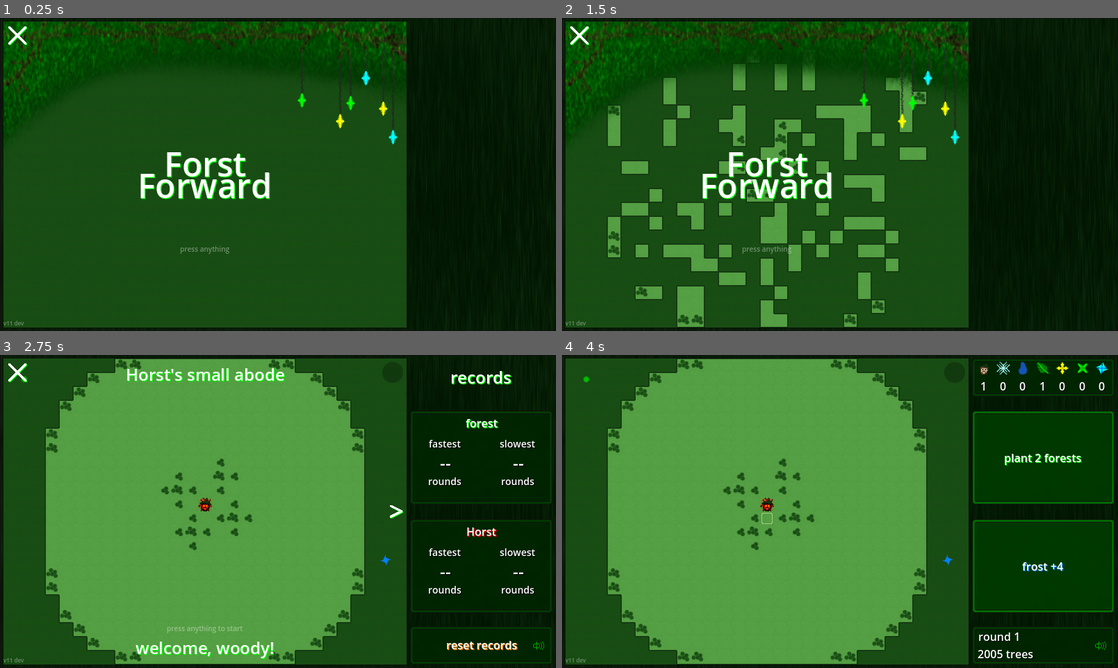
Above: before the commit, frames 1-4 (two rows, left to right).
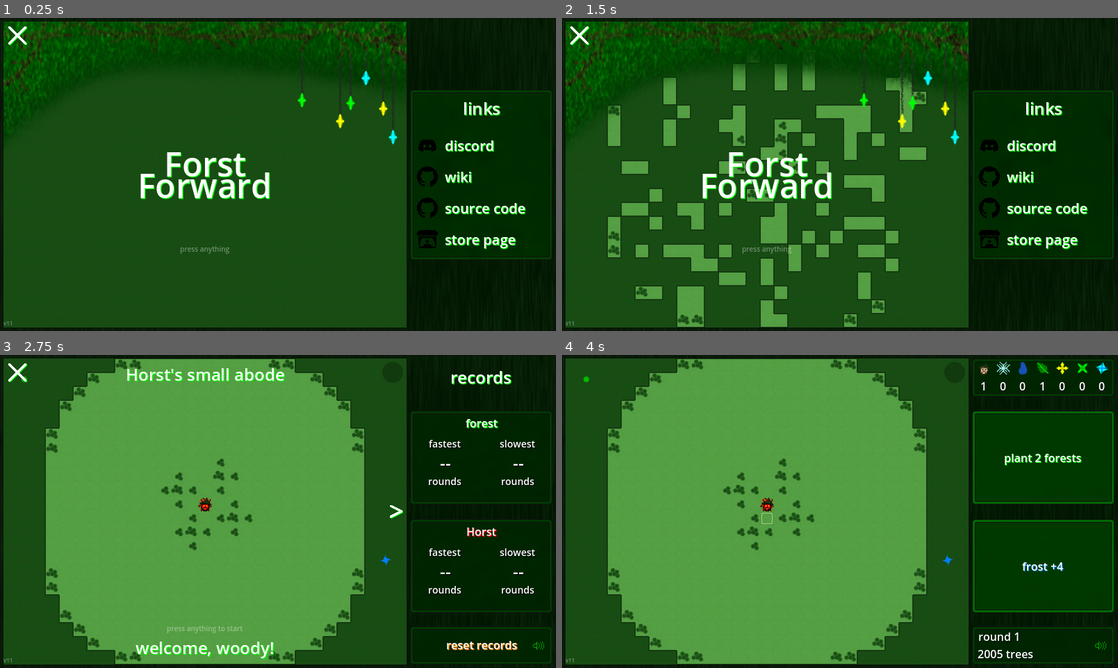
Above: after the commit, the same moments.

Repository: TriffnixXIV/ForstForward
Game: Godot game, scene res://Scenes/ForstForward.tscn
The game is run twice, just before and just after one commit, with the same random seed, the same clock (stepped at 60 frames per second) and the same inputs. Sound files missing from this copy of the repository are replaced by a short silence.
Inputs (mouse positions are in pixels of both pictures, inside the frame that each line leads up to):
- Up to frame 1 (0.25 s): no input
- Up to frame 2 (1.5 s): click (767, 174) at 0.5 s; click (578, 36) at 1.25 s
- Up to frame 3 (2.75 s): click (205, 511) at 2 s
- Up to frame 4 (4 s): click "reset records" at 2.75 s; click (767, 511) at 3.5 s

The runs differ from the first frame. In frame 1, 2.1% of the frame differs, in the area x 2-100%, y 23-99%; in frame 2, 2.1%; in frame 3, less than 0.1%; in frame 4, less than 0.1%.

Commit message:
v11 build 1

Diff:
--- a/Source/Code/Creatures/Treantlings.gd
+++ b/Source/Code/Creatures/Treantlings.gd
@@ -13,7 +13,7 @@
 var base_actions: int = 8
 var base_strength: int = 1
 var base_lifespan: int = 24
-var base_death_spread: int = 8
+var base_death_spread: int = 24
 
 var actions: int
 var strength: int
--- a/Source/Code/Creatures/Treants.gd
+++ b/Source/Code/Creatures/Treants.gd
@@ -13,7 +13,7 @@
 var base_actions: int = 6
 var base_has_lifespan: bool = false
 var base_lifespan: int = 40
-var base_death_spread: int = 20
+var base_death_spread: int = 40
 
 var actions: int
 var has_lifespan: bool
--- a/Source/Code/ForstForward.gd
+++ b/Source/Code/ForstForward.gd
@@ -1,7 +1,7 @@
 extends Node2D
 class_name Root
 
-var version = "v11 dev"
+var version = "v11"
 
 var current_round = 1
 
@@ -134,6 +134,7 @@
 	$MapOverlay/LevelSelection.visible = false
 	$MapOverlay/InGameMenu.visible = false
 	$MapOverlay/PostGame.visible = false
+	$Sidebar/Links.visible = false
 	$Sidebar/Records.visible = false
 	$Sidebar/InGameUI.visible = false
 
@@ -144,6 +145,7 @@
 			play_success_sound()
 			$MapOverlay/Ornaments.visible = true
 			$MapOverlay/MainMenu.visible = true
+			$Sidebar/Links.visible = true
 			$Map.clear_level()
 		GameState.level_selection:
 			play_success_sound()
@@ -247,10 +249,6 @@
 func apply_upgrade(upgrade: Upgrade):
 	upgrade.apply($Map, action_factory)
 	$Sounds.upgrade()
-	match randi_range(0, 2):
-		0: pass
-		1: pass
-		2: pass
 	next_turn_step()
 
 func enact_action(action: Action):
@@ -273,11 +271,11 @@
 
 	if game_state == GameState.playing:
 		if selected_action.type != Action.Type.lightning_strike:
+			play_success_sound() if not selected_action.is_done() else null
 			match selected_action.type:
 				Action.Type.spawn_treant:		$Map/Advancement/Sounds.chop()
 				Action.Type.spawn_treantling:	$Map/Advancement/Sounds.chop()
 				Action.Type.spawn_druid:		$Map/Advancement/Sounds.grow()
-				_: play_success_sound() if not selected_action.is_done() else null
 
 		if selected_action.is_done():
 			advance()
--- /dev/null
+++ b/Source/Code/LinkHoverButton.gd
@@ -0,0 +1,13 @@
+extends LinkButton
+
+func _on_mouse_entered():
+	$Label.label_settings.shadow_offset = Vector2i(1, 2)
+
+func _on_mouse_exited():
+	$Label.label_settings.shadow_offset = Vector2i(1, 1)
+
+func _on_button_down():
+	$Label.label_settings.shadow_color.a = 0.0
+
+func _on_button_up():
+	$Label.label_settings.shadow_color.a = 1.0
--- a/Source/Scenes/ForstForward.tscn
+++ b/Source/Scenes/ForstForward.tscn
@@ -42,11 +42,15 @@
 [ext_resource type="Texture2D" uid="uid://d2kalc6w76eii" path="res://Images/Separator.png" id="48_ciuft"]
 [ext_resource type="LabelSettings" uid="uid://bcx0dufx4gceb" path="res://Text/StatLabelSettings.tres" id="48_sowv6"]
 [ext_resource type="Texture2D" uid="uid://cniwp3qlod5sy" path="res://Images/Arrows/ArrowLeftHover.png" id="49_blmtu"]
+[ext_resource type="Texture2D" uid="uid://ml2rhvit553v" path="res://Images/LinkContainer/LinkContainer.png" id="50_0jeeq"]
 [ext_resource type="Texture2D" uid="uid://snhsydc6sbec" path="res://Images/OptionButton/ButtonNormal.png" id="50_6voxv"]
-[ext_resource type="Script" path="res://Code/TextButton.gd" id="51_4nt7v"]
+[ext_resource type="Texture2D" uid="uid://buocqyfofnu2n" path="res://Images/Links/DiscordIcon.png" id="50_gpbp2"]
+[ext_resource type="Script" path="res://Code/LinkHoverButton.gd" id="50_pb60d"]
+[ext_resource type="Texture2D" uid="uid://bfcg4juhukldg" path="res://Images/Links/GitHubIcon.png" id="51_011br"]
 [ext_resource type="Texture2D" uid="uid://be2wlg0tx77t0" path="res://Images/OptionButton/ButtonPressed.png" id="51_bldow"]
 [ext_resource type="Texture2D" uid="uid://c78y4f10kqh5d" path="res://Images/OptionButton/ButtonHover.png" id="52_bcv0s"]
 [ext_resource type="Script" path="res://Code/Stats.gd" id="52_fmowh"]
+[ext_resource type="Texture2D" uid="uid://bsrt61s8hilc1" path="res://Images/Links/ItchIcon.png" id="52_sygta"]
 [ext_resource type="Texture2D" uid="uid://jyd1d7c52kov" path="res://Images/OptionButton/ButtonDisabled.png" id="53_g8171"]
 [ext_resource type="Script" path="res://Code/ToLevelSelection.gd" id="54_feji7"]
 [ext_resource type="Texture2D" uid="uid://dbyt1ovuq165m" path="res://Images/OptionButton/ButtonFocused.png" id="54_ndqc2"]
@@ -86,6 +90,22 @@
 font_size = 24
 shadow_color = Color(0, 1, 0, 1)
 
+[sub_resource type="GDScript" id="GDScript_sghk4"]
+script/source = "extends TextureButton
+
+func _on_mouse_entered():
+	$Label.label_settings.shadow_offset = Vector2i(1, 2)
+
+func _on_mouse_exited():
+	$Label.label_settings.shadow_offset = Vector2i(1, 1)
+
+func _on_button_down():
+	$Label.label_settings.shadow_color.a = 0.0
+
+func _on_button_up():
+	$Label.label_settings.shadow_color.a = 1.0
+"
+
 [sub_resource type="LabelSettings" id="LabelSettings_51sx4"]
 font_size = 24
 shadow_color = Color(0, 1, 0, 1)
@@ -112,6 +132,26 @@
 line_spacing = 0.0
 font_size = 8
 font_color = Color(1, 1, 1, 0.376471)
+
+[sub_resource type="LabelSettings" id="LabelSettings_hbatr"]
+font_size = 24
+shadow_color = Color(0, 1, 0, 1)
+
+[sub_resource type="LabelSettings" id="LabelSettings_7px45"]
+font_size = 20
+shadow_color = Color(0, 1, 0, 1)
+
+[sub_resource type="LabelSettings" id="LabelSettings_ljg5k"]
+font_size = 20
+shadow_color = Color(0, 1, 0, 1)
+
+[sub_resource type="LabelSettings" id="LabelSettings_ce83y"]
+font_size = 20
+shadow_color = Color(0, 1, 0, 1)
+
+[sub_resource type="LabelSettings" id="LabelSettings_xmh72"]
+font_size = 20
+shadow_color = Color(0, 1, 0, 1)
 
 [sub_resource type="LabelSettings" id="LabelSettings_n5omy"]
 font_size = 24
@@ -696,7 +736,7 @@
 [node name="Resume" type="TextureButton" parent="MapOverlay/InGameMenu/List"]
 layout_mode = 2
 size_flags_vertical = 3
-script = ExtResource("51_4nt7v")
+script = SubResource("GDScript_sghk4")
 
 [node name="Label" type="Label" parent="MapOverlay/InGameMenu/List/Resume"]
 layout_mode = 1
@@ -713,7 +753,7 @@
 [node name="Reset" type="TextureButton" parent="MapOverlay/InGameMenu/List"]
 layout_mode = 2
 size_flags_vertical = 3
-script = ExtResource("51_4nt7v")
+script = SubResource("GDScript_sghk4")
 
 [node name="Label" type="Label" parent="MapOverlay/InGameMenu/List/Reset"]
 layout_mode = 1
@@ -731,7 +771,7 @@
 visible = false
 layout_mode = 2
 size_flags_vertical = 3
-script = ExtResource("51_4nt7v")
+script = SubResource("GDScript_sghk4")
 
 [node name="Label" type="Label" parent="MapOverlay/InGameMenu/List/RunInfo"]
 layout_mode = 1
@@ -748,7 +788,7 @@
 [node name="ToLevelSelect" type="TextureButton" parent="MapOverlay/InGameMenu/List"]
 layout_mode = 2
 size_flags_vertical = 3
-script = ExtResource("51_4nt7v")
+script = SubResource("GDScript_sghk4")
 
 [node name="Label" type="Label" parent="MapOverlay/InGameMenu/List/ToLevelSelect"]
 layout_mode = 1
@@ -1037,6 +1077,169 @@
 offset_right = 795.0
 offset_bottom = 445.0
 
+[node name="Links" type="Control" parent="Sidebar"]
+layout_mode = 1
+anchors_preset = 15
+anchor_right = 1.0
+anchor_bottom = 1.0
+grow_horizontal = 2
+grow_vertical = 2
+
+[node name="Texture" type="TextureRect" parent="Sidebar/Links"]
+layout_mode = 1
+anchors_preset = 8
+anchor_left = 0.5
+anchor_top = 0.5
+anchor_right = 0.5
+anchor_bottom = 0.5
+offset_left = -102.5
+offset_top = -122.5
+offset_right = 102.5
+offset_bottom = 122.5
+grow_horizontal = 2
+grow_vertical = 2
+texture = ExtResource("50_0jeeq")
+
+[node name="Container" type="Control" parent="Sidebar/Links/Texture"]
+layout_mode = 1
+anchors_preset = 15
+anchor_right = 1.0
+anchor_bottom = 1.0
+offset_left = 5.0
+offset_top = 5.0
+offset_right = -5.0
+offset_bottom = -5.0
+grow_horizontal = 2
+grow_vertical = 2
+
+[node name="Title" type="Label" parent="Sidebar/Links/Texture/Container"]
+layout_mode = 1
+anchors_preset = 5
+anchor_left = 0.5
+anchor_right = 0.5
+offset_left = -20.0
+offset_top = 5.0
+offset_right = 20.0
+offset_bottom = 28.0
+grow_horizontal = 2
+text = "links"
+label_settings = SubResource("LabelSettings_hbatr")
+horizontal_alignment = 1
+vertical_alignment = 1
+
+[node name="Discord" type="LinkButton" parent="Sidebar/Links/Texture/Container"]
+layout_mode = 1
+offset_top = 55.0
+offset_right = 195.0
+offset_bottom = 95.0
+uri = "https://discord.gg/CNPbtFGXgh"
+script = ExtResource("50_pb60d")
+
+[node name="Icon" type="TextureRect" parent="Sidebar/Links/Texture/Container/Discord"]
+offset_left = 5.0
+offset_top = 5.0
+offset_right = 35.0
+offset_bottom = 35.0
+texture = ExtResource("50_gpbp2")
+expand_mode = 2
+
+[node name="Label" type="Label" parent="Sidebar/Links/Texture/Container/Discord"]
+offset_left = 45.0
+offset_right = 134.0
+offset_bottom = 40.0
+text = "discord"
+label_settings = SubResource("LabelSettings_7px45")
+vertical_alignment = 1
+
+[node name="Wiki" type="LinkButton" parent="Sidebar/Links/Texture/Container"]
+layout_mode = 2
+offset_top = 100.0
+offset_right = 195.0
+offset_bottom = 140.0
+uri = "https://github.com/TriffnixXIV/ForstForward/wiki"
+script = ExtResource("50_pb60d")
+
+[node name="Icon" type="TextureRect" parent="Sidebar/Links/Texture/Container/Wiki"]
+layout_mode = 0
+offset_left = 5.0
+offset_top = 5.0
+offset_right = 35.0
+offset_bottom = 35.0
+texture = ExtResource("51_011br")
+expand_mode = 4
+
+[node name="Label" type="Label" parent="Sidebar/Links/Texture/Container/Wiki"]
+offset_left = 45.0
+offset_right = 134.0
+offset_bottom = 40.0
+text = "wiki"
+label_settings = SubResource("LabelSettings_ljg5k")
+vertical_alignment = 1
+
+[node name="Github" type="LinkButton" parent="Sidebar/Links/Texture/Container"]
+layout_mode = 1
+anchors_preset = 8
+anchor_left = 0.5
+anchor_top = 0.5
+anchor_right = 0.5
+anchor_bottom = 0.5
+offset_left = -97.5
+offset_top = 27.5
+offset_right = 97.5
+offset_bottom = 67.5
+grow_horizontal = 2
+grow_vertical = 2
+uri = "https://github.com/TriffnixXIV/ForstForward"
+script = ExtResource("50_pb60d")
+
+[node name="Icon" type="TextureRect" parent="Sidebar/Links/Texture/Container/Github"]
+offset_left = 5.0
+offset_top = 5.0
+offset_right = 35.0
+offset_bottom = 35.0
+texture = ExtResource("51_011br")
+expand_mode = 4
+
+[node name="Label" type="Label" parent="Sidebar/Links/Texture/Container/Github"]
+offset_left = 45.0
+offset_right = 134.0
+offset_bottom = 40.0
+text = "source code"
+label_settings = SubResource("LabelSettings_ce83y")
+vertical_alignment = 1
+
+[node name="Itch" type="LinkButton" parent="Sidebar/Links/Texture/Container"]
+layout_mode = 1
+anchors_preset = 8
+anchor_left = 0.5
+anchor_top = 0.5
+anchor_right = 0.5
+anchor_bottom = 0.5
+offset_left = -97.5
+offset_top = 72.5
+offset_right = 97.5
+offset_bottom = 112.5
+grow_horizontal = 2
+grow_vertical = 2
+uri = "https://lunis-peace.itch.io/forst-forward"
+script = ExtResource("50_pb60d")
+
+[node name="Icon" type="TextureRect" parent="Sidebar/Links/Texture/Container/Itch"]
+offset_left = 5.0
+offset_top = 5.0
+offset_right = 35.0
+offset_bottom = 35.0
+texture = ExtResource("52_sygta")
+expand_mode = 4
+
+[node name="Label" type="Label" parent="Sidebar/Links/Texture/Container/Itch"]
+offset_left = 45.0
+offset_right = 134.0
+offset_bottom = 40.0
+text = "store page"
+label_settings = SubResource("LabelSettings_xmh72")
+vertical_alignment = 1
+
 [node name="Records" type="Control" parent="Sidebar"]
 visible = false
 layout_mode = 1
@@ -1411,7 +1614,7 @@
 grow_horizontal = 2
 grow_vertical = 2
 size_flags_vertical = 3
-script = ExtResource("51_4nt7v")
+script = SubResource("GDScript_sghk4")
 
 [node name="Label" type="Label" parent="Sidebar/Records/Buttons/Reset"]
 layout_mode = 1
@@ -1430,6 +1633,7 @@
 label_settings = SubResource("LabelSettings_dvba3")
 
 [node name="InGameUI" type="Control" parent="Sidebar"]
+visible = false
 layout_mode = 1
 anchors_preset = 15
 anchor_right = 1.0
@@ -1811,6 +2015,22 @@
 [connection signal="pressed" from="MapOverlay/InGameMenu/List/ToLevelSelect" to="." method="_on_to_level_selection_pressed"]
 [connection signal="pressed" from="MapOverlay/PostGame/ToLevelSelection" to="." method="_on_to_level_selection_pressed"]
 [connection signal="timeout" from="MapOverlay/PostGame/ToLevelSelection/Timer" to="MapOverlay/PostGame/ToLevelSelection" method="_on_timer_timeout"]
+[connection signal="button_down" from="Sidebar/Links/Texture/Container/Discord" to="Sidebar/Links/Texture/Container/Discord" method="_on_button_down"]
+[connection signal="button_up" from="Sidebar/Links/Texture/Container/Discord" to="Sidebar/Links/Texture/Container/Discord" method="_on_button_up"]
+[connection signal="mouse_entered" from="Sidebar/Links/Texture/Container/Discord" to="Sidebar/Links/Texture/Container/Discord" method="_on_mouse_entered"]
+[connection signal="mouse_exited" from="Sidebar/Links/Texture/Container/Discord" to="Sidebar/Links/Texture/Container/Discord" method="_on_mouse_exited"]
+[connection signal="button_down" from="Sidebar/Links/Texture/Container/Wiki" to="Sidebar/Links/Texture/Container/Wiki" method="_on_button_down"]
+[connection signal="button_up" from="Sidebar/Links/Texture/Container/Wiki" to="Sidebar/Links/Texture/Container/Wiki" method="_on_button_up"]
+[connection signal="mouse_entered" from="Sidebar/Links/Texture/Container/Wiki" to="Sidebar/Links/Texture/Container/Wiki" method="_on_mouse_entered"]
+[connection signal="mouse_exited" from="Sidebar/Links/Texture/Container/Wiki" to="Sidebar/Links/Texture/Container/Wiki" method="_on_mouse_exited"]
+[connection signal="button_down" from="Sidebar/Links/Texture/Container/Github" to="Sidebar/Links/Texture/Container/Github" method="_on_button_down"]
+[connection signal="button_up" from="Sidebar/Links/Texture/Container/Github" to="Sidebar/Links/Texture/Container/Github" method="_on_button_up"]
+[connection signal="mouse_entered" from="Sidebar/Links/Texture/Container/Github" to="Sidebar/Links/Texture/Container/Github" method="_on_mouse_entered"]
+[connection signal="mouse_exited" from="Sidebar/Links/Texture/Container/Github" to="Sidebar/Links/Texture/Container/Github" method="_on_mouse_exited"]
+[connection signal="button_down" from="Sidebar/Links/Texture/Container/Itch" to="Sidebar/Links/Texture/Container/Itch" method="_on_button_down"]
+[connection signal="button_up" from="Sidebar/Links/Texture/Container/Itch" to="Sidebar/Links/Texture/Container/Itch" method="_on_button_up"]
+[connection signal="mouse_entered" from="Sidebar/Links/Texture/Container/Itch" to="Sidebar/Links/Texture/Container/Itch" method="_on_mouse_entered"]
+[connection signal="mouse_exited" from="Sidebar/Links/Texture/Container/Itch" to="Sidebar/Links/Texture/Container/Itch" method="_on_mouse_exited"]
 [connection signal="pressed" from="Sidebar/Records/Buttons/MuteButton" to="." method="_on_record_mute_button_pressed"]
 [connection signal="button_down" from="Sidebar/Records/Buttons/Reset" to="Sidebar/Records/Buttons/Reset" method="_on_button_down" flags=18]
 [connection signal="button_up" from="Sidebar/Records/Buttons/Reset" to="Sidebar/Records/Buttons/Reset" method="_on_button_up" flags=18]
Binary file added: Source/Images/LinkContainer/LinkContainer.png
Not shown, added: Source/Images/LinkContainer/LinkContainer.png.import
Binary file added: Source/Images/Links/DiscordIcon.png
Not shown, added: Source/Images/Links/DiscordIcon.png.import
Binary file added: Source/Images/Links/GitHubIcon.png
Not shown, added: Source/Images/Links/GitHubIcon.png.import
Binary file added: Source/Images/Links/ItchIcon.png
Not shown, added: Source/Images/Links/ItchIcon.png.import
Not shown: 1 places in Source/Scenes/ForstForward.tscn that only renumber resources
Not shown, changed: Source/Text/Changelog.txt
Not shown, changed: Source/Text/Todo.txt
Not shown, changed: ForstForward.pck
(and 12 more such lines)
